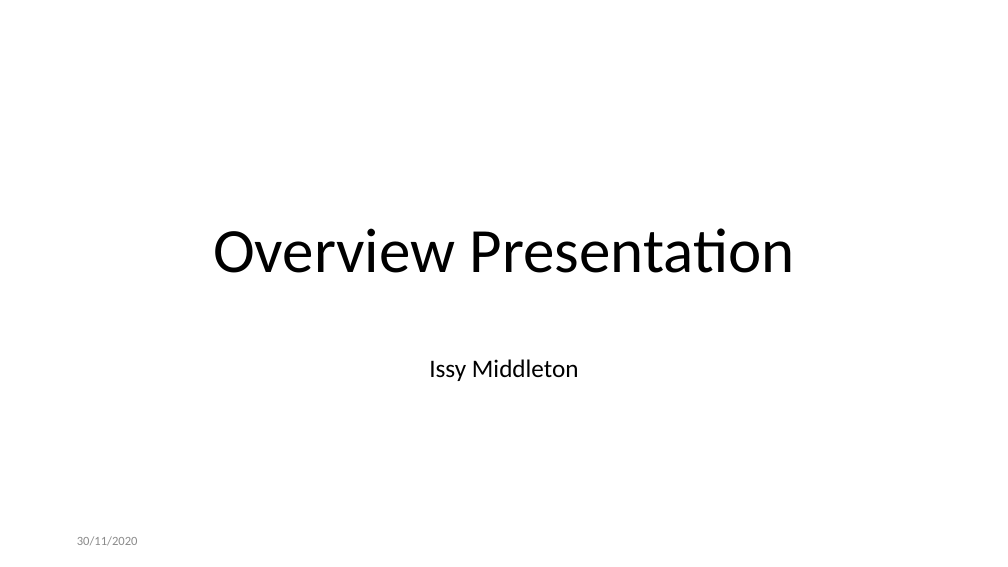
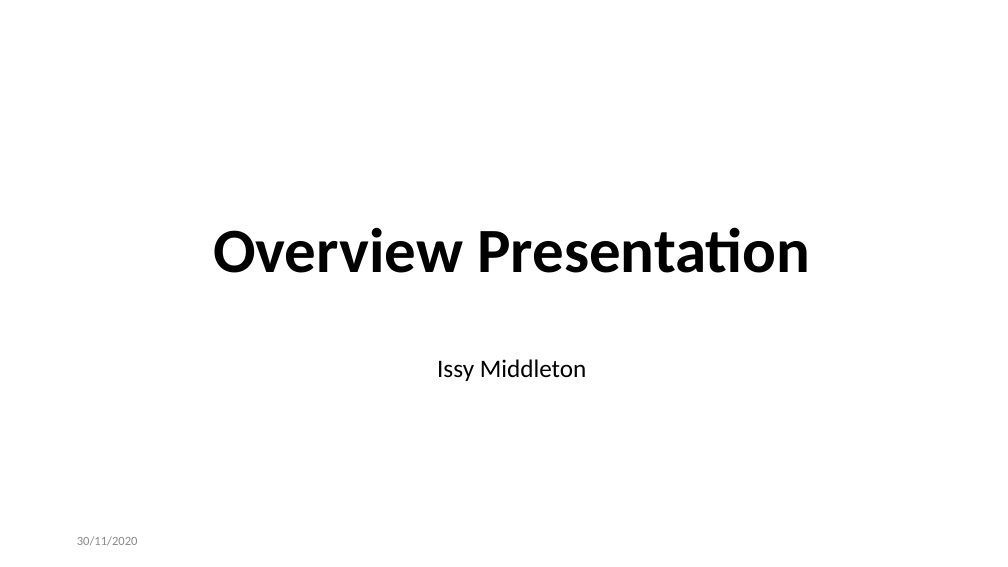
Before and after one commit to IssyMiddleton/CSC8631-Data-Management-Exploratory-Analysis, a slide deck: slide 1 of Exploratory_Analysis/reports/Overview-Presentation.pptx. Drawn at 1008x567 pixels with LibreOffice and Linux fonts; fonts in the diff are those of the drawing. Boxes give left, top, right and bottom in pixels: in the first picture for what was removed or moved away, otherwise in the second. Text is boxed around its words. In the diff, an @@ line names an element or a change of style, - is before the commit and + after.

```diff
--- a/Exploratory_Analysis/reports/Overview-Presentation.pptx
+++ b/Exploratory_Analysis/reports/Overview-Presentation.pptx
@@ title "Overview Presentation" at <box>213,227,810,273</box>: bold on @@
@@ subtitle "Issy Middleton": place and size @@
-subtitle "Issy Middleton" at <box>429,359,579,381</box>
+subtitle "Issy Middleton" at <box>437,359,587,381</box>
```
Also in this commit, not shown: 3 other slides changed, 5 slides added, 7 other files.
